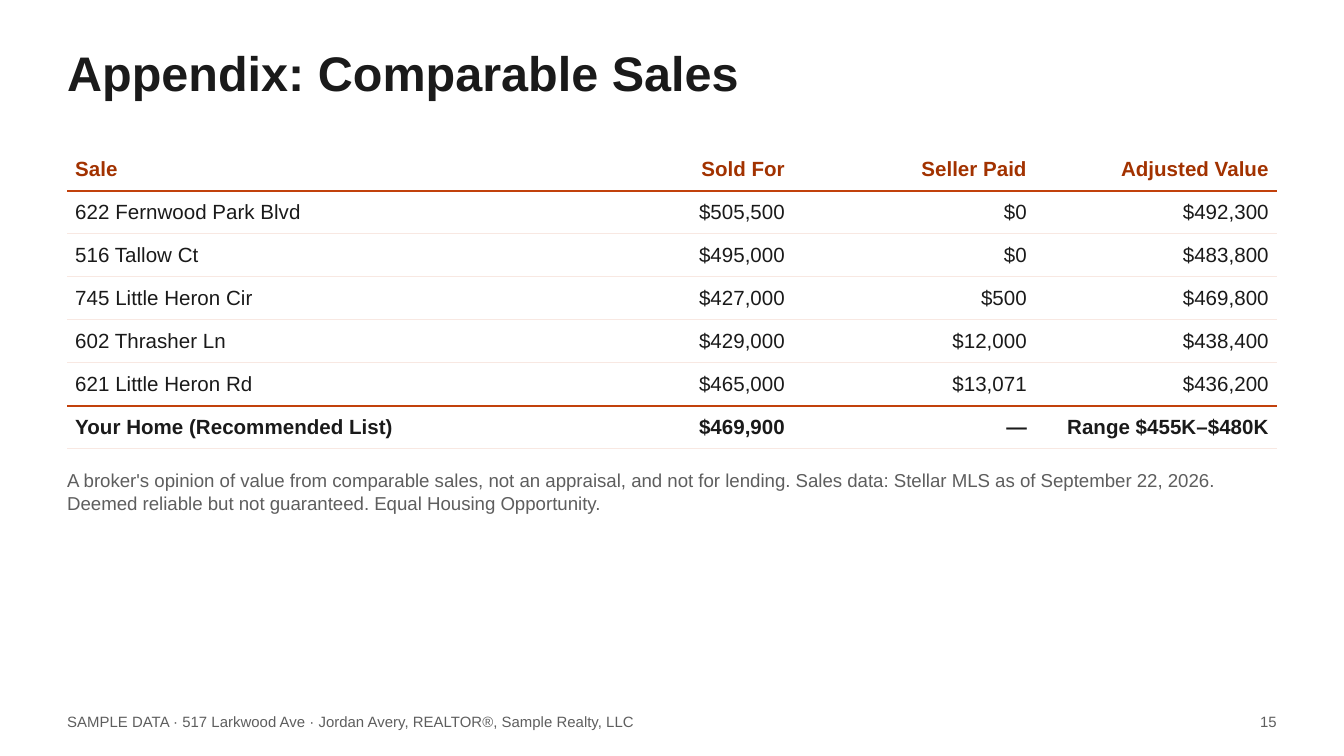
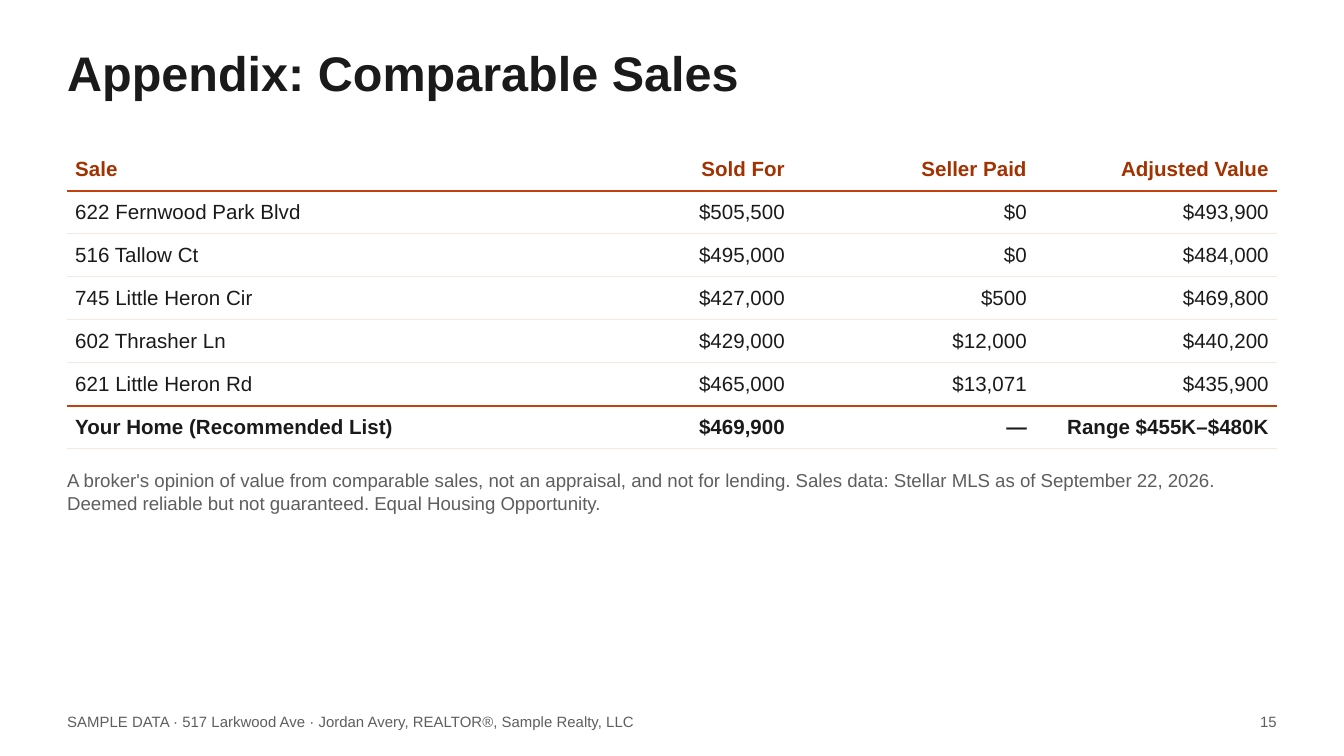
Before and after one commit to axelrivera/real-estate-skills, a slide deck: slide 15 of samples/seller-cma/517-Larkwood-Ave-Listing-Presentation.pptx. Drawn at 1344x756 pixels with LibreOffice and Linux fonts; fonts in the diff are those of the drawing. Boxes give left, top, right and bottom in pixels: in the first picture for what was removed or moved away, otherwise in the second. Text is boxed around its words. In the diff, an @@ line names an element or a change of style, - is before the commit and + after.

```diff
--- a/samples/seller-cma/517-Larkwood-Ave-Listing-Presentation.pptx
+++ b/samples/seller-cma/517-Larkwood-Ave-Listing-Presentation.pptx
@@ table at bbox=[67, 148, 1277, 443] @@
-row 2, column 4: $492,300
+row 2, column 4: $493,900
-row 3, column 4: $483,800
+row 3, column 4: $484,000
-row 5, column 4: $438,400
+row 5, column 4: $440,200
-row 6, column 4: $436,200
+row 6, column 4: $435,900
```
Also in this commit, not shown: 4 other slides changed, 11 other files.
